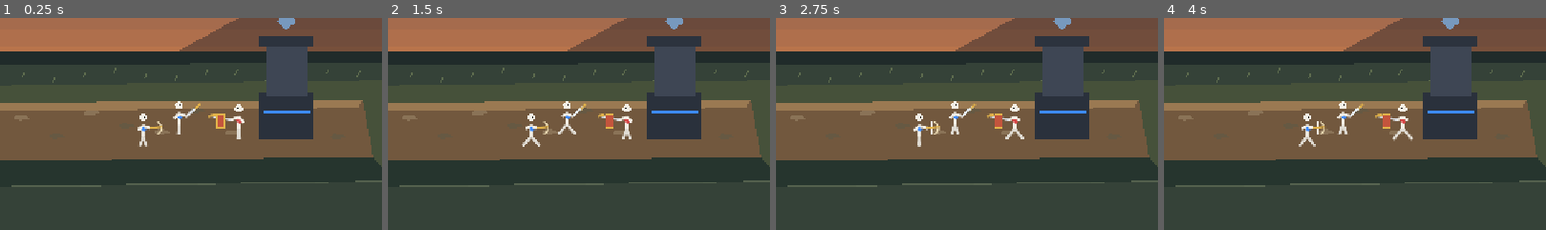
Above: before the commit, frames 1-4 (left to right).
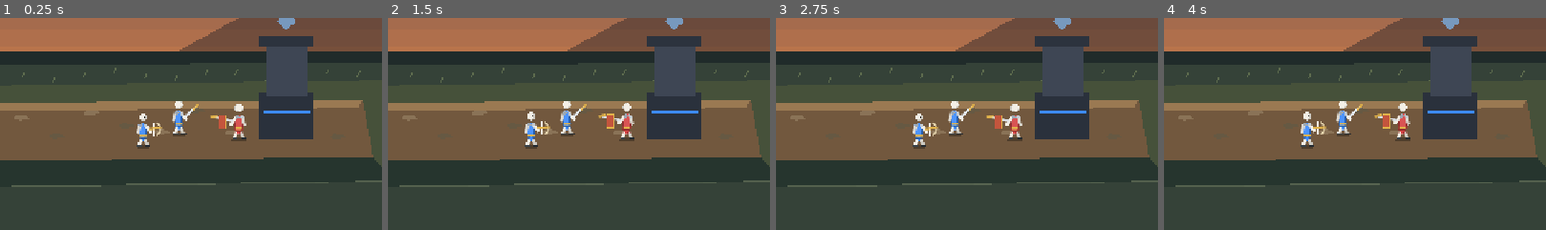
Above: after the commit, the same moments.

Repository: Abolfazlsoltan/Game2
Game: Godot game, scene res://scenes/main.tscn
Two runs of this game, one before a commit and one after it. Both use one fixed random seed, a clock stepped at 60 frames per second and the inputs below.
Inputs (mouse positions are % of the whole screen's width and height, from its top left):
- Up to frame 1 (0.25 s): no input
- Up to frame 2 (1.5 s): tap Enter at 0.5 s; move the mouse to (72, 44) at 0.52 s; hold D 0.53-1.25 s; tap J at 0.6 s; click (72, 44) at 0.67 s; tap Space at 0.77 s; drag from (30, 54) to (45, 70) at 1.27 s
- Up to frame 3 (2.75 s): move the mouse to (60, 27) at 2.02 s; hold D from 2.03 s (still down); tap 2 at 2.1 s
- Up to frame 4 (4 s): release D at 2.75 s; drag from (45, 70) to (20, 34) at 2.77 s; move the mouse to (80, 65) at 3.52 s; hold A from 3.53 s (still down); tap 4 at 3.6 s; tap Space at 3.77 s
The pictures show only the part of the screen within x 44-94%, y 47-97%; the shares and areas given below are measured in that part.

The runs differ from the first frame. In frame 1, 1.4% of the frame differs, in the area x 35-65%, y 39-62%; in frame 2, 1.3%; in frame 3, 1.3%; in frame 4, 1.2%.

Commit message:
Improve character body shading, footwork and movement rhythm

Diff:
--- a/scripts/game.gd
+++ b/scripts/game.gd
@@ -313,6 +313,7 @@
 		"anim": rng.randf() * TAU, "flash": 0.0, "dead": 0.0,
 		"facing": 1.0 if side == 0 else -1.0,
 		"slot": rng.randf_range(-30.0, 30.0),
+		"moving": false,
 		"leap": 0.0, "leap_x": 0.0, "leap_y": 0.0,
 	})
 	return id
@@ -440,6 +441,7 @@
 	u["stun"] = maxf(0.0, float(u["stun"]) - dt)
 	u["flash"] = maxf(0.0, float(u["flash"]) - dt)
 	u["cd"] = maxf(0.0, float(u["cd"]) - dt)
+	u["moving"] = false
 	if float(u["dead"]) > 0.0:
 		units[i] = u
 		return
@@ -479,11 +481,13 @@
 		v = v.normalized()
 	var speed := float(STATS[str(u["kind"])]["speed"])
 	if v.length() > 0.12:
+		var step_distance := speed * minf(1.0, v.length()) * dt
 		u["x"] = float(u["x"]) + v.x * speed * dt
 		u["y"] = float(u["y"]) + v.y * speed * 0.88 * dt
+		u["moving"] = true
 		if absf(v.x) > 0.2:
 			u["facing"] = 1.0 if v.x > 0.0 else -1.0
-		u["anim"] = float(u["anim"]) + dt * 11.0
+		u["anim"] = float(u["anim"]) + step_distance * 0.105
 	if str(u["kind"]) == "MINER" and action_held:
 		_dig(u, dt, true)
 		_try_attack(u)
@@ -601,9 +605,10 @@
 	var dirv := delta / dist
 	u["x"] = float(u["x"]) + dirv.x * step
 	u["y"] = float(u["y"]) + dirv.y * step
+	u["moving"] = true
 	if absf(dirv.x) > 0.12:
 		u["facing"] = 1.0 if dirv.x > 0.0 else -1.0
-	u["anim"] = float(u["anim"]) + dt * 10.0
+	u["anim"] = float(u["anim"]) + step * 0.105
 
 func _try_attack(u: Dictionary) -> bool:
 	if float(u["cd"]) > 0.0:
@@ -1362,7 +1367,7 @@
 	var x := float(u["x"])
 	var y := float(u["y"])
 	var facing := float(u["facing"])
-	var walk := sin(float(u["anim"]))
+	var walk := sin(float(u["anim"])) if bool(u.get("moving", false)) else 0.0
 	var dead := float(u["dead"])
 	var team := BLUE if int(u["side"]) == 0 else RED
 	if dead > 0.0:
@@ -1377,20 +1382,49 @@
 	var skin := BONE
 	if float(u["flash"]) > 0.0:
 		skin = Color("#ffb4b4")
-	var hip := Vector2(x, y - 16.0 * sc)
-	var chest := Vector2(x, y - 34.0 * sc)
-	var head := Vector2(x, y - 48.0 * sc)
-	var lw := 3.4 * sc
-	draw_line(hip, Vector2(x - (8.0 - walk * 7.0) * sc, y), skin.darkened(0.08), lw, true)
-	draw_line(hip, Vector2(x + (8.0 - walk * 7.0) * sc, y), skin.darkened(0.08), lw, true)
-	draw_line(hip, chest, skin, lw + 1.2, true)
-	draw_circle(head, 6.4 * sc, skin)
-	draw_circle(head + Vector2(facing * 2.2 * sc, -0.8 * sc), 1.15 * sc, Color("#1c1a17"))
-	draw_line(chest + Vector2(-3.0 * sc, 2.0), chest + Vector2(3.0 * sc, 8.0 * sc), team, 4.0 * sc, true)
-	var arm_f := Vector2(x + facing * (11.0 + walk * 2.0) * sc, y - 30.0 * sc)
-	var arm_b := Vector2(x - facing * 8.0 * sc, y - 28.0 * sc + walk * 2.0)
-	draw_line(chest, arm_b, skin, lw, true)
-	draw_line(chest, arm_f, skin, lw, true)
+	var idle_bob := sin(tick * 2.5 + float(u["id"])) * 0.7 if not bool(u.get("moving", false)) and dead <= 0.0 else 0.0
+	var bob := absf(walk) * 1.5 * sc + idle_bob
+	var hip := Vector2(x, y - 18.0 * sc + bob)
+	var chest := Vector2(x - facing * (1.0 + walk * 2.0) * sc, y - 35.0 * sc + bob)
+	var head := Vector2(chest.x + facing * 1.0 * sc, y - 49.0 * sc + bob)
+	var lw := 3.8 * sc
+	var foot_lift_a := maxf(0.0, cos(float(u["anim"]))) * 3.5 * sc if bool(u.get("moving", false)) else 0.0
+	var foot_lift_b := maxf(0.0, -cos(float(u["anim"]))) * 3.5 * sc if bool(u.get("moving", false)) else 0.0
+	var foot_a := Vector2(x - (7.0 + walk * 5.0) * sc, y - foot_lift_a)
+	var foot_b := Vector2(x + (7.0 + walk * 5.0) * sc, y - foot_lift_b)
+	var shadow := PackedVector2Array()
+	for j in 16:
+		var angle := TAU * float(j) / 16.0
+		shadow.append(Vector2(x + cos(angle) * 12.0 * sc, y + 1.5 + sin(angle) * 3.0 * sc))
+	draw_colored_polygon(shadow, Color(0.02, 0.03, 0.03, 0.32))
+	var knee_a := Vector2((hip.x + foot_a.x) * 0.5 + walk * 2.0 * sc, y - 9.0 * sc - foot_lift_a * 0.4)
+	var knee_b := Vector2((hip.x + foot_b.x) * 0.5 - walk * 2.0 * sc, y - 9.0 * sc - foot_lift_b * 0.4)
+	draw_line(hip + Vector2(-3.0 * sc, 0), knee_b, team.darkened(0.28), 5.0 * sc, true)
+	draw_line(knee_b, foot_b + Vector2(0, -1.5 * sc), skin.darkened(0.15), 3.8 * sc, true)
+	draw_circle(knee_b, 2.0 * sc, skin.darkened(0.1))
+	draw_line(hip + Vector2(3.0 * sc, 0), knee_a, team, 5.2 * sc, true)
+	draw_line(knee_a, foot_a + Vector2(0, -1.5 * sc), skin, 4.0 * sc, true)
+	draw_circle(knee_a, 2.2 * sc, skin)
+	draw_colored_polygon(PackedVector2Array([foot_b + Vector2(-4.0 * sc, 0), foot_b + Vector2(3.0 * sc, -1.5 * sc), foot_b + Vector2(6.0 * sc, 0), foot_b + Vector2(3.0 * sc, 1.5 * sc), foot_b + Vector2(-4.0 * sc, 1.5 * sc)]), Color("#252b30"))
+	draw_colored_polygon(PackedVector2Array([foot_a + Vector2(-4.0 * sc, 0), foot_a + Vector2(3.0 * sc, -1.5 * sc), foot_a + Vector2(6.0 * sc, 0), foot_a + Vector2(3.0 * sc, 1.5 * sc), foot_a + Vector2(-4.0 * sc, 1.5 * sc)]), Color("#3a4248"))
+	draw_colored_polygon(PackedVector2Array([chest + Vector2(-7.0 * sc, -2.0 * sc), chest + Vector2(5.0 * sc, -3.0 * sc), hip + Vector2(7.0 * sc, 2.0 * sc), hip + Vector2(4.0 * sc, 6.0 * sc), hip + Vector2(-6.0 * sc, 5.0 * sc), chest + Vector2(-8.0 * sc, 4.0 * sc)]), team.darkened(0.32))
+	draw_colored_polygon(PackedVector2Array([chest + Vector2(-5.0 * sc, -3.0 * sc), chest + Vector2(3.0 * sc, -4.0 * sc), hip + Vector2(4.0 * sc, 0), hip + Vector2(1.0 * sc, 4.0 * sc), hip + Vector2(-5.0 * sc, 3.0 * sc), chest + Vector2(-6.0 * sc, 3.0 * sc)]), team.lightened(0.08))
+	draw_line(hip + Vector2(-5.0 * sc, 1.0 * sc), hip + Vector2(5.0 * sc, 1.0 * sc), GOLD, 1.8 * sc, true)
+	var arm_f := Vector2(x + facing * (10.0 + walk * 2.5) * sc, y - 29.0 * sc + bob)
+	var arm_b := Vector2(x - facing * 8.0 * sc - walk * 2.5 * sc, y - 28.0 * sc - walk * 1.5 * sc + bob)
+	var elbow_f := arm_f + Vector2(facing * 2.0 * sc, 5.0 * sc)
+	var elbow_b := arm_b + Vector2(-facing * 1.0 * sc, 5.0 * sc)
+	draw_line(chest + Vector2(-facing * 5.0 * sc, 0), elbow_b, skin.darkened(0.1), lw, true)
+	draw_line(elbow_b, arm_b + Vector2(0, 5.0 * sc), skin, lw - 0.4, true)
+	draw_circle(elbow_b, 2.0 * sc, skin.darkened(0.1))
+	draw_line(chest + Vector2(facing * 5.0 * sc, 0), elbow_f, skin, lw, true)
+	draw_line(elbow_f, arm_f, skin, lw - 0.4, true)
+	draw_circle(elbow_f, 2.0 * sc, skin)
+	draw_colored_polygon(PackedVector2Array([chest + Vector2(-6.0 * sc, -2.0 * sc), chest + Vector2(-1.0 * sc, -4.0 * sc), chest + Vector2(2.0 * sc, 1.0 * sc), chest + Vector2(-5.0 * sc, 3.0 * sc)]), Color("#9ca8b4"))
+	draw_colored_polygon(PackedVector2Array([chest + Vector2(2.0 * sc, -4.0 * sc), chest + Vector2(7.0 * sc, -2.0 * sc), chest + Vector2(8.0 * sc, 2.0 * sc), chest + Vector2(3.0 * sc, 3.0 * sc)]), Color("#c3cbd2"))
+	draw_circle(head, 6.8 * sc, skin.darkened(0.16))
+	draw_circle(head + Vector2(-facing * 1.0 * sc, -0.8 * sc), 5.7 * sc, skin)
+	draw_circle(head + Vector2(facing * 2.2 * sc, -0.5 * sc), 1.0 * sc, Color("#1c1a17"))
 	_draw_weapon(kind, arm_f, facing, sc, walk, float(u["block"]))
 	if dead <= 0.0 and (float(u["hp"]) < float(u["max_hp"]) or int(u["id"]) == selected_id):
 		var ratio := clampf(float(u["hp"]) / float(u["max_hp"]), 0.0, 1.0)
